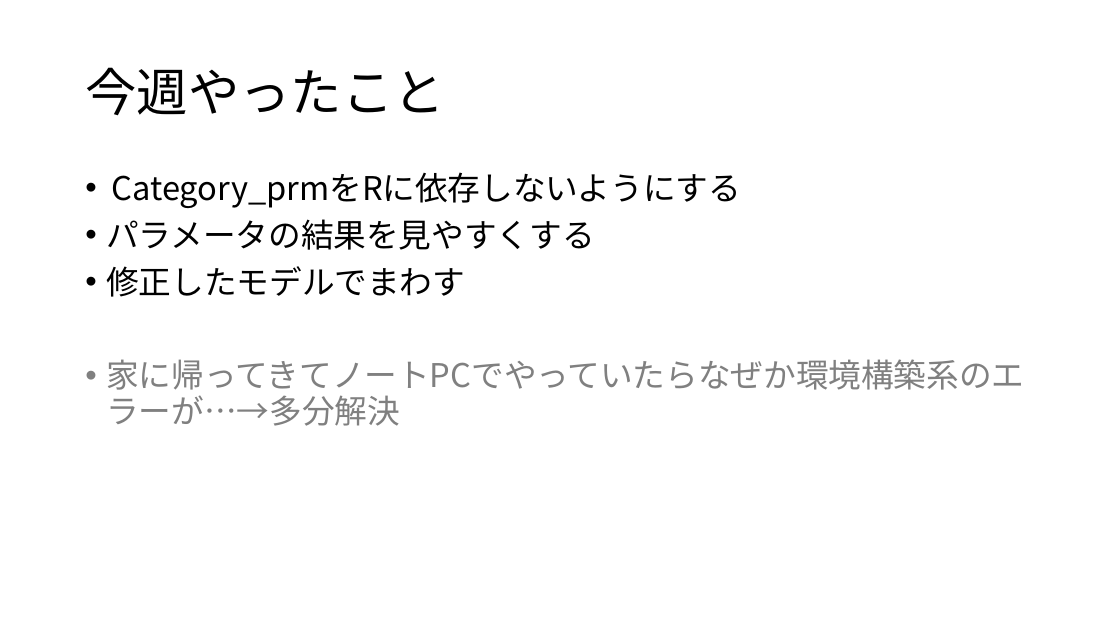
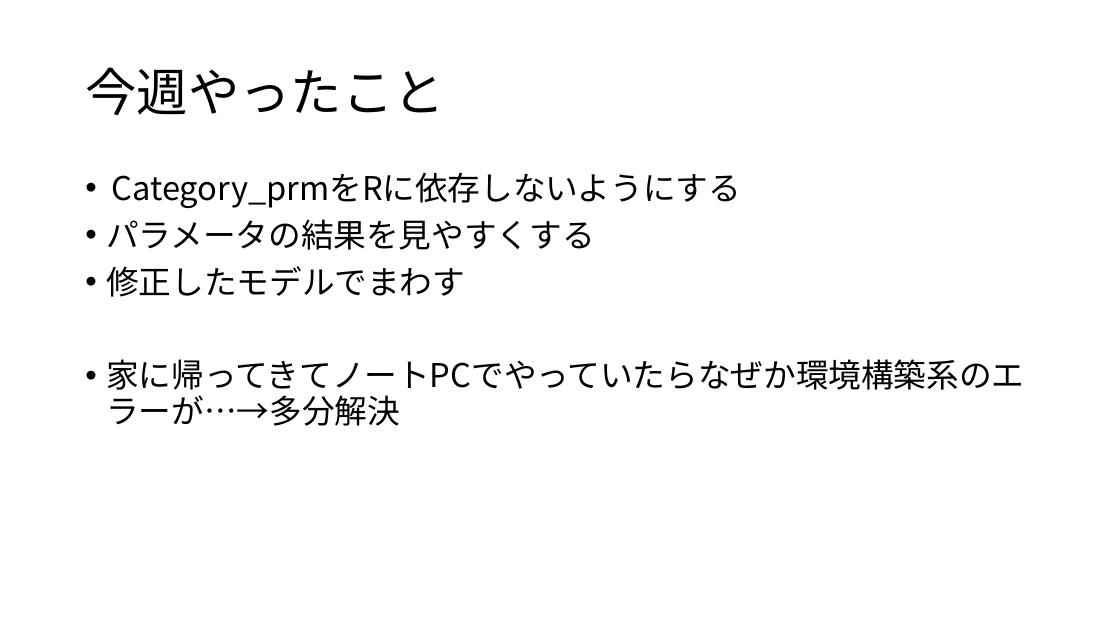
Before and after one commit to Mayu925/lab, a slide deck: slide 2 of ゼミ0713.pptx. Drawn at 1120x630 pixels with LibreOffice and Linux fonts; fonts in the diff are those of the drawing. Boxes give left, top, right and bottom in pixels: in the first picture for what was removed or moved away, otherwise in the second. Text is boxed around its words. In the diff, an @@ line names an element or a change of style, - is before the commit and + after.

```diff
--- a/ゼミ0713.pptx
+++ b/ゼミ0713.pptx
@@ text at [106,359,1024,426]: text colour #808080 to #000000 in "家に帰ってきてノートPCでやっていたらなぜか環境構築系のエラーが…→多分解決" @@
```
Also in this commit, not shown: 1 slide added, 15 other files.
